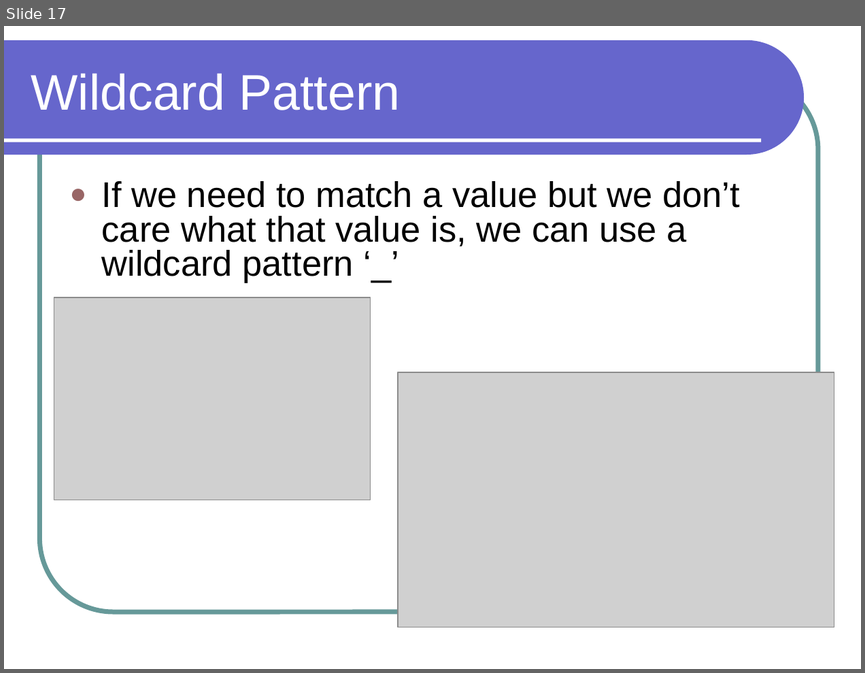
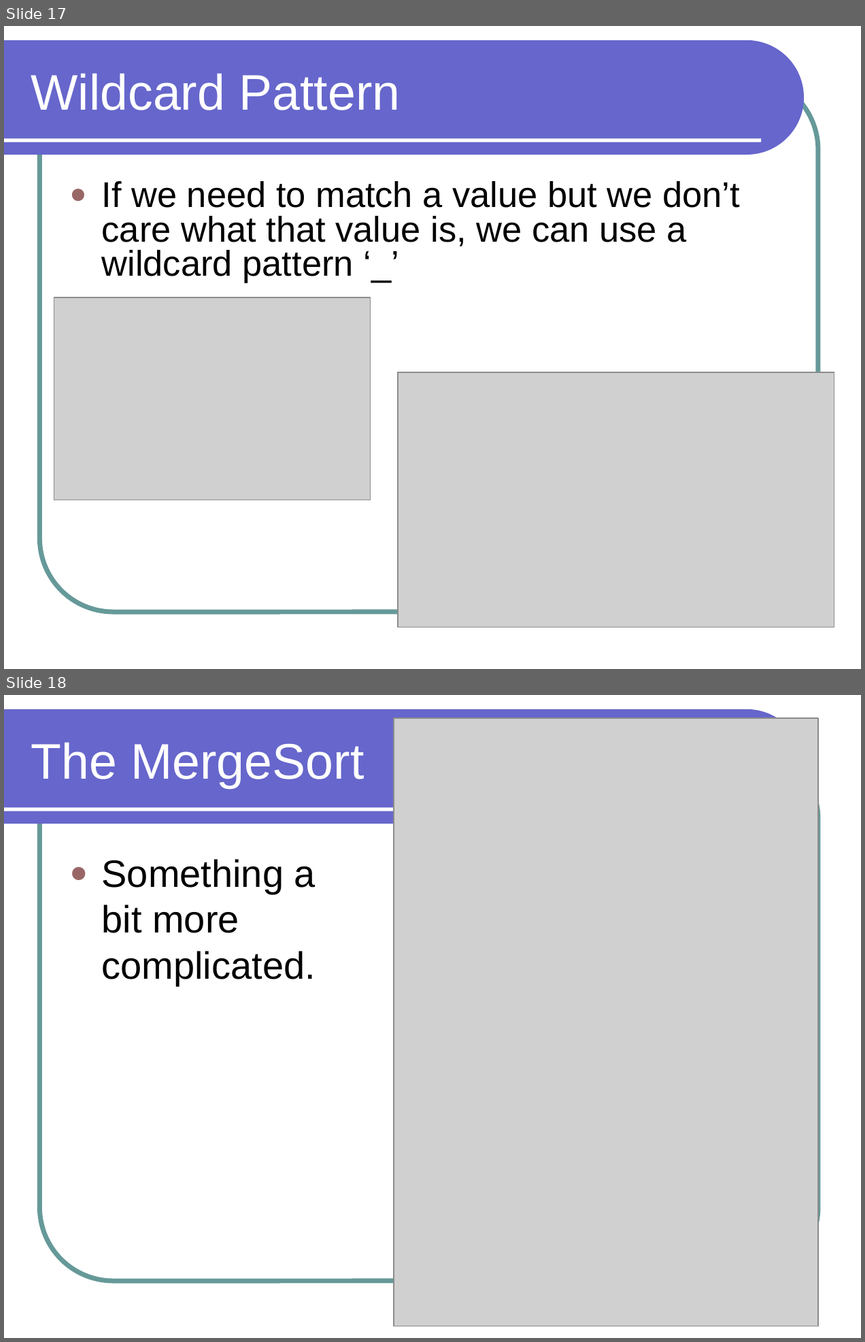
Before and after one commit to lutzhamel/CSC301, a slide deck: notes/csc301-ln013.ppt. Shown one above the other, each under a label of ours: slide 17 before the commit, slides 17 and 18 after it. The pictures are 865x673 and 865x1342 pixels, drawn with LibreOffice and Linux fonts; fonts in the diff are those of the drawing; grey boxes stand for pictures. Boxes give left, top, right and bottom in pixels: in the first picture for what was removed or moved away, otherwise in the second. Text is boxed around its words. In the diff, an @@ line names an element or a change of style, - is before the commit and + after.

```diff
--- a/notes/csc301-ln013.ppt
+++ b/notes/csc301-ln013.ppt
@@ slide 18 added at box(4, 695, 861, 1338), background #FFFFFF; not listed: 3 template elements that a slide beside it also shows @@
@@ picture added at box(394, 718, 818, 1325) @@
@@ title added at box(31, 742, 364, 788), 42 pt, text #FFFFFF @@
+The MergeSort
@@ text added at box(102, 859, 315, 985), 32 pt, text #000000 @@
+● Something a bit more complicated.
```
Also in this commit, not shown: 3 other files.
